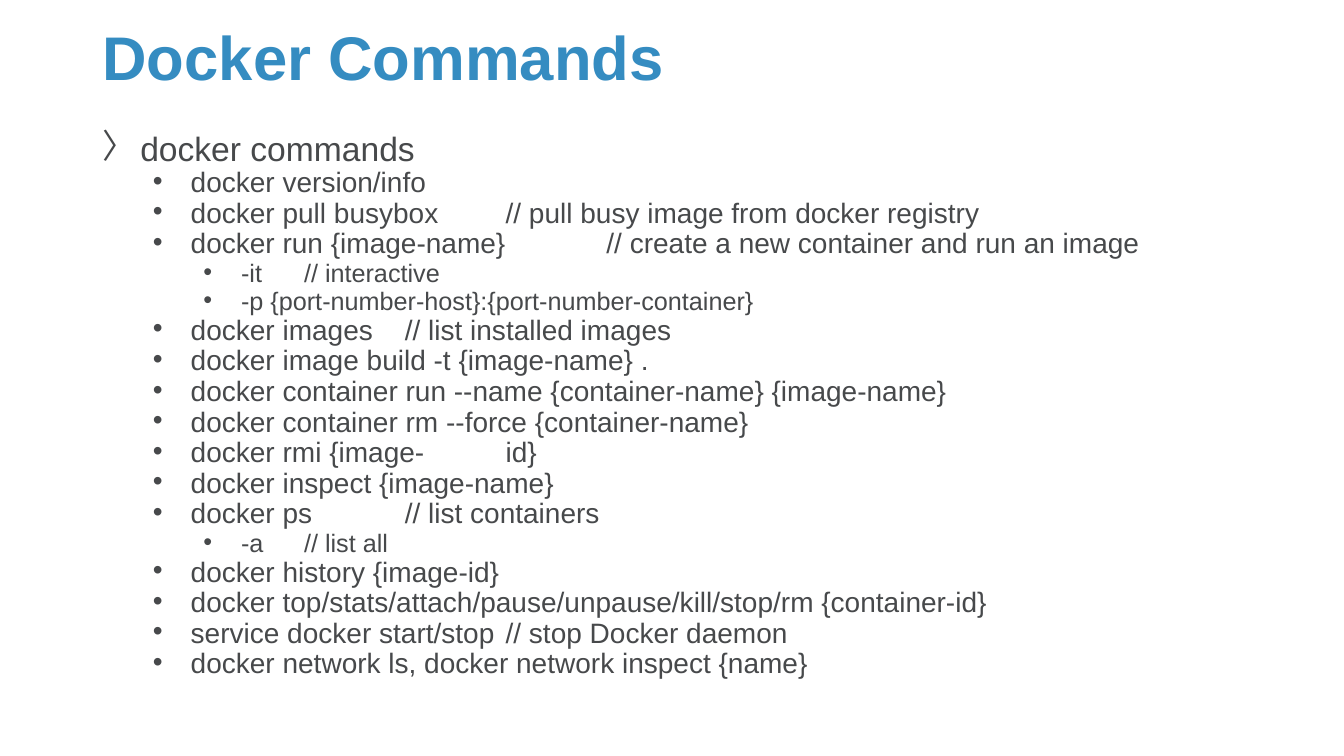
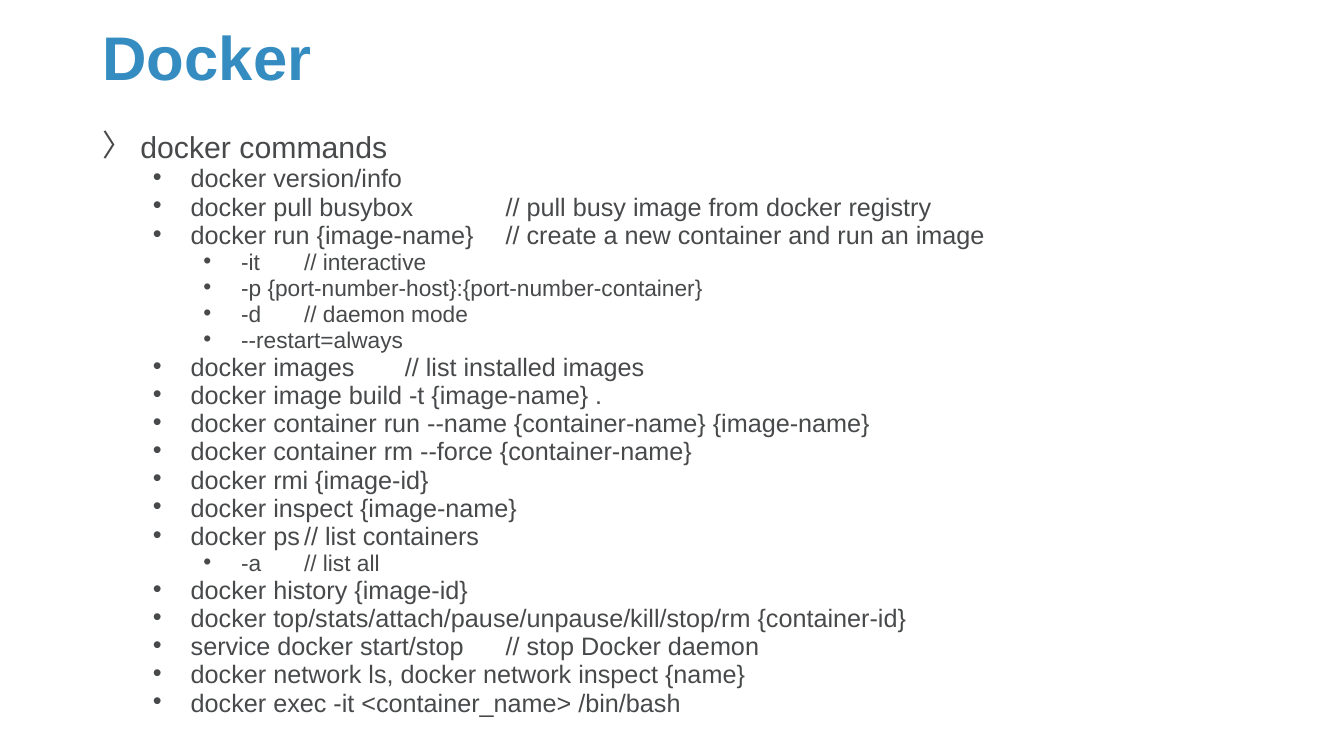
Before and after one commit to Sparks-Lu/TechNotes, a slide deck: slide 9 of Docker-Notes.pptx (slide 6 before the commit). Drawn at 1344x756 pixels with LibreOffice and Linux fonts; fonts in the diff are those of the drawing; background and template pictures are left out. Boxes give left, top, right and bottom in pixels: in the first picture for what was removed or moved away, otherwise in the second. Text is boxed around its words. In the diff, an @@ line names an element or a change of style, - is before the commit and + after.

```diff
--- a/Docker-Notes.pptx
+++ b/Docker-Notes.pptx
@@ title at [102,35,311,81]: text changed @@
-Docker Commands
+Docker
@@ text at [140,136,985,689]: size 24 to 21.6 pt in "docker commands"; size 20 to 18 pt in "docker version/info", "docker pull busybox // pull busy image ...", "docker run {image-name} // create a new ...", "docker images // list installed images" and 9 more places; size 18 to 16.2 pt in "-it // interactive", "-p {port-number-host}:{port-number-container}", "-a // list all" @@
@@ text at [241,305,468,353]: paragraphs added @@
+    • -d // daemon mode
+    • --restart=always
@@ text at [191,470,428,494]: text changed; size 20 to 18 pt @@
-  • docker rmi {image- id}
+  • docker rmi {image-id}
@@ text at [191,693,680,717]: paragraph added @@
+  • docker exec -it <container_name> /bin/bash
```
Also in this commit, not shown: 4 other slides changed, 4 slides added, 3 other files.
